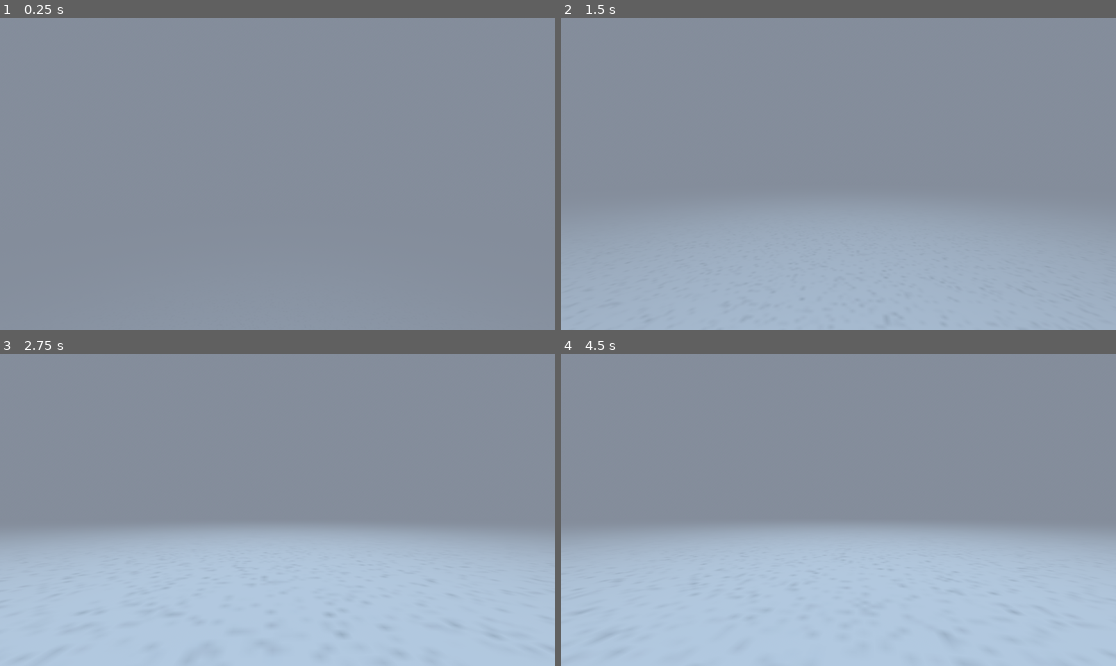
Above: before the commit, frames 1-4 (two rows, left to right).
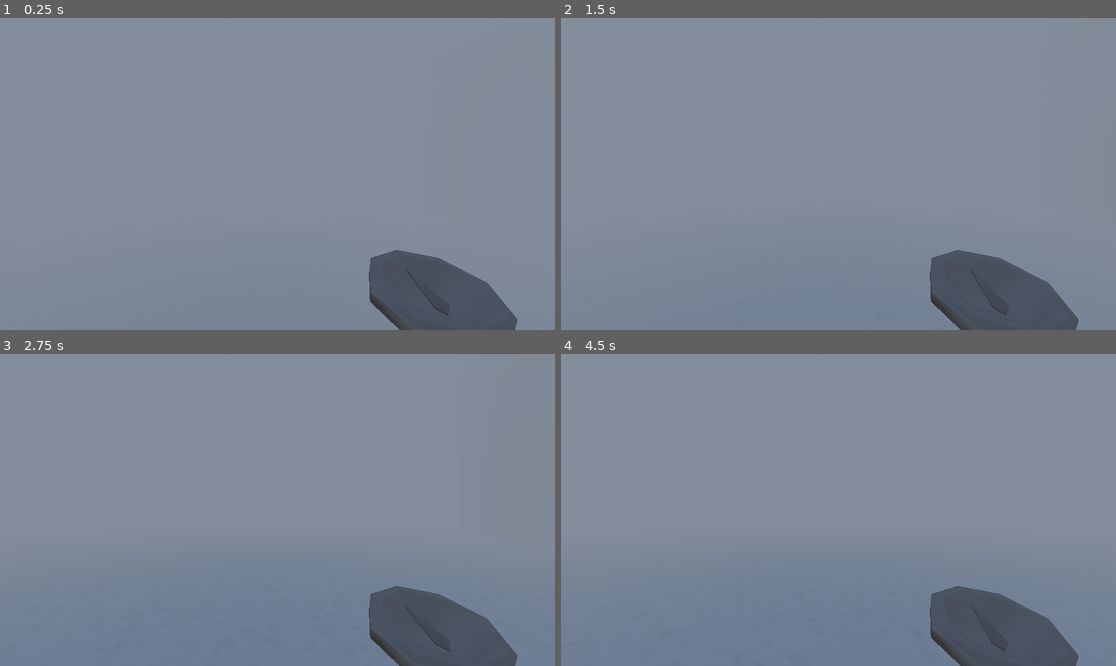
Above: after the commit, the same moments.

Repository: 7Limes/Frostlit
Game: Godot game, scene res://main-scene.tscn
Two runs of this game, one before a commit and one after it. Both use one fixed random seed, a clock stepped at 60 frames per second and the inputs below.
Inputs (mouse positions are in pixels of both pictures, inside the frame that each line leads up to):
- Up to frame 1 (0.25 s): no input
- Up to frame 2 (1.5 s): move the mouse to (866, 174) at 0.52 s; hold W (forward) from 0.53 s (still down); move the mouse to (810, 174) at 1.27 s
- Up to frame 3 (2.75 s): keep holding W (forward); tap Enter at 2 s; move the mouse to (288, 503) at 2.02 s
- Up to frame 4 (4.5 s): keep holding W (forward); tap Space at 2.75 s; move the mouse to (832, 516) at 2.77 s; move the mouse to (877, 513) at 3.52 s; move the mouse to (794, 506) at 4.27 s

The runs differ from the first frame. In frame 1, 5.0% of the frame differs, in the area x 66-94%, y 74-100%; in frame 2, 33%; in frame 3, 43%; in frame 4, 43%, in the area x 0-100%, y 55-100%.

Commit message:
Add compass

Diff:
--- /dev/null
+++ b/Assets/Materials/Compass/compass.tres
@@ -0,0 +1,6 @@
+[gd_resource type="StandardMaterial3D" load_steps=2 format=3 uid="uid://b1bqiufh1204w"]
+
+[ext_resource type="Texture2D" uid="uid://biis0yns4pbm7" path="res://Assets/Materials/Compass/compass.png" id="1_oc5y4"]
+
+[resource]
+albedo_texture = ExtResource("1_oc5y4")
--- /dev/null
+++ b/Compass/compass.gd
@@ -0,0 +1,6 @@
+extends Node3D
+
+@onready var needle = $Needle
+
+func update_needle(angle: float):
+	needle.rotation.y = angle
--- /dev/null
+++ b/Compass/compass.tscn
@@ -0,0 +1,17 @@
+[gd_scene load_steps=5 format=3 uid="uid://dip62y0y7af11"]
+
+[ext_resource type="Script" uid="uid://dou3oj0wkgbng" path="res://Compass/compass.gd" id="1_f8ea4"]
+[ext_resource type="ArrayMesh" uid="uid://duv0bhl1g3xw8" path="res://Assets/Models/base-new.obj" id="2_5aya3"]
+[ext_resource type="ArrayMesh" uid="uid://bh3wu2mfonad7" path="res://Assets/Models/needle.obj" id="2_f8ea4"]
+[ext_resource type="Material" uid="uid://b1bqiufh1204w" path="res://Assets/Materials/Compass/compass.tres" id="3_5aya3"]
+
+[node name="Compass" type="Node3D"]
+transform = Transform3D(0.1, 0, 0, 0, 0.1, 0, 0, 0, 0.1, 0, 0, 0)
+script = ExtResource("1_f8ea4")
+
+[node name="Base" type="MeshInstance3D" parent="."]
+mesh = ExtResource("2_5aya3")
+surface_material_override/0 = ExtResource("3_5aya3")
+
+[node name="Needle" type="MeshInstance3D" parent="."]
+mesh = ExtResource("2_f8ea4")
--- a/Player/player.gd
+++ b/Player/player.gd
@@ -7,6 +7,7 @@
 @export var gravity: float = 8.0
 
 @onready var camera = $Camera
+@onready var compass = $Camera/Compass
 
 var mouse_motion: Vector2 = Vector2.ZERO
 
@@ -77,7 +78,12 @@
 	velocity.y -= gravity * delta
 
 
+func update_compass():
+	compass.update_needle(-rotation.y)
+
+
 func _process(delta: float) -> void:
 	look_tick()
 	move_tick(delta)
 	move_and_slide()
+	update_compass()
--- a/Player/player.tscn
+++ b/Player/player.tscn
@@ -1,6 +1,7 @@
-[gd_scene load_steps=3 format=3 uid="uid://1a0i72xpxodg"]
+[gd_scene load_steps=4 format=3 uid="uid://1a0i72xpxodg"]
 
 [ext_resource type="Script" uid="uid://ddkj7s8uxjlyb" path="res://Player/player.gd" id="1_l8h54"]
+[ext_resource type="PackedScene" uid="uid://dip62y0y7af11" path="res://Compass/compass.tscn" id="2_4ntmi"]
 
 [sub_resource type="CylinderShape3D" id="CylinderShape3D_4ntmi"]
 
@@ -9,8 +10,10 @@
 script = ExtResource("1_l8h54")
 
 [node name="Camera" type="Camera3D" parent="."]
-transform = Transform3D(1, 0, 0, 0, 1, 0, 0, 0, 1, 0, 7.059183, -0.7182361)
+transform = Transform3D(1, 0, 0, 0, 1, 0, 0, 0, 1, 0, 0.5814699, 0)
+
+[node name="Compass" parent="Camera" instance=ExtResource("2_4ntmi")]
+transform = Transform3D(0.1, 0, 0, 0, 0.09790028, -0.02038468, 0, 0.02038468, 0.09790028, 0.46948004, -0.36869794, -0.6335737)
 
 [node name="CollisionShape3D" type="CollisionShape3D" parent="."]
-transform = Transform3D(1, 0, 0, 0, 1, 0, 0, 0, 1, 0, 6.881114, 0)
 shape = SubResource("CylinderShape3D_4ntmi")
--- a/main-scene.tscn
+++ b/main-scene.tscn
@@ -22,8 +22,8 @@
 
 [node name="Node3D" type="Node3D"]
 
-[node name="DirectionalLight3D" type="DirectionalLight3D" parent="."]
-transform = Transform3D(1, 0, 0, 0, 0.6649306, 0.74690515, 0, -0.74690515, 0.6649306, 0, 3.497411, 0)
+[node name="Player" parent="." instance=ExtResource("2_q2uwy")]
+transform = Transform3D(1, 0, 0, 0, 1, 0, 0, 0, 1, 0, 3.8847854, 0)
 
 [node name="WorldEnvironment" type="WorldEnvironment" parent="."]
 environment = SubResource("Environment_5e1uj")
@@ -47,5 +47,11 @@
 radial_segments = 24
 rings = 8
 
-[node name="Player" parent="." instance=ExtResource("2_q2uwy")]
-transform = Transform3D(1, 0, 0, 0, 1, 0, 0, 0, 1, 0, 3.8847854, 0)
+[node name="Sections" type="Node3D" parent="."]
+
+[node name="Section1" type="Node3D" parent="Sections"]
+
+[node name="CSGCylinder3D" type="CSGCylinder3D" parent="Sections/Section1"]
+transform = Transform3D(1, 0, 0, 0, 1, 0, 0, 0, 1, 21.955662, 4.737488, -18.949688)
+radius = 6.7094727
+height = 22.094849
Binary file added: Assets/Materials/Compass/compass.png
Not shown, added: Assets/Materials/Compass/compass.png.import
Not shown, changed: Assets/Models/base-new.obj
Not shown, added: Assets/Models/base-new.obj.import
Not shown, added: Assets/Models/lighthouse.obj
Not shown, added: Assets/Models/lighthouse.obj.import
Renamed: needle.obj -> Assets/Models/needle.obj
Not shown, added: Assets/Models/needle.obj.import
Not shown, added: Compass/compass.gd.uid
